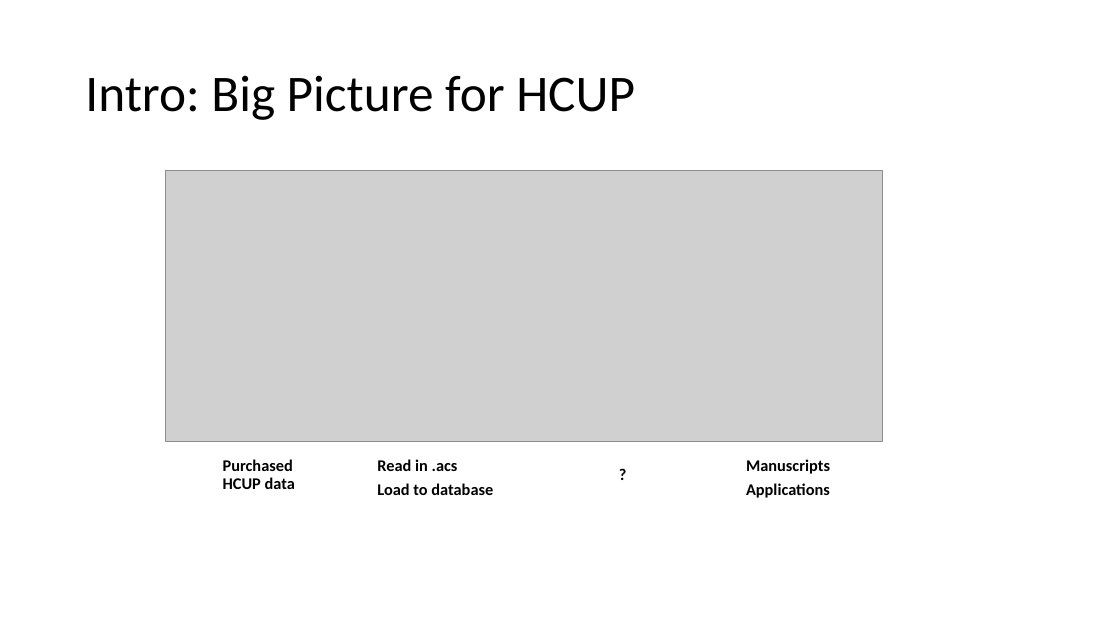
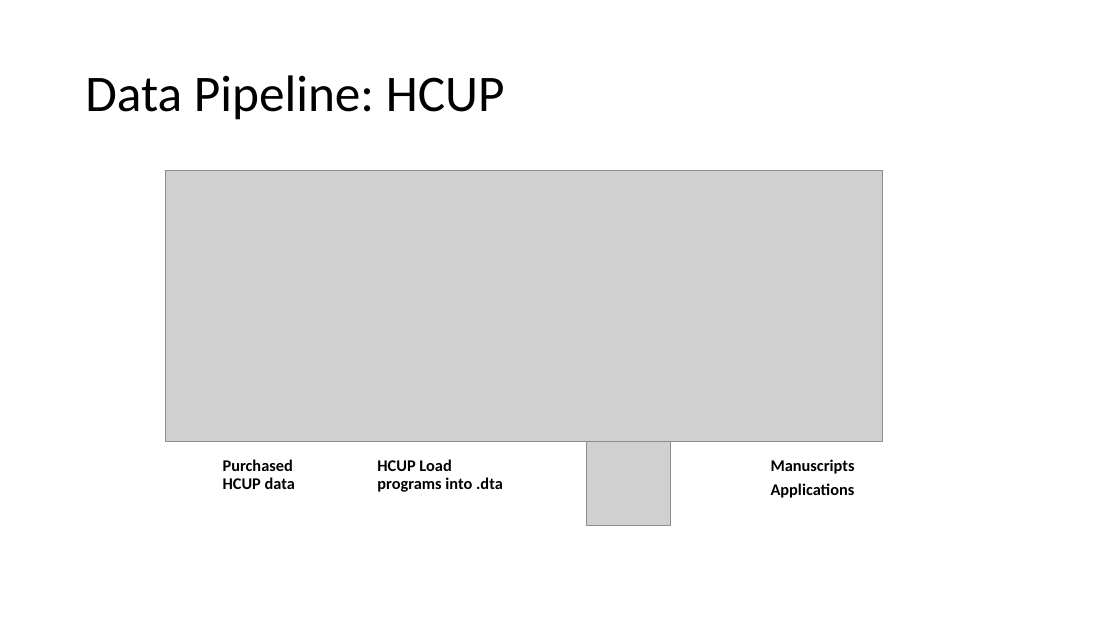
Before and after one commit to federman/hcup-extraction-loading, a slide deck: slide 8 of documents/presentations/2023-04-12 Weekly forum RL.pptx (slide 5 before the commit). Drawn at 1120x630 pixels with LibreOffice and Linux fonts; fonts in the diff are those of the drawing; grey boxes stand for pictures. Boxes give left, top, right and bottom in pixels: in the first picture for what was removed or moved away, otherwise in the second. Text is boxed around its words. In the diff, an @@ line names an element or a change of style, - is before the commit and + after.

```diff
--- a/documents/presentations/2023-04-12 Weekly forum RL.pptx
+++ b/documents/presentations/2023-04-12 Weekly forum RL.pptx
@@ title at <box>85,75,505,120</box>: text changed @@
-Intro: Big Picture for HCUP
+Data Pipeline: HCUP
@@ picture added at <box>587,441,671,525</box> @@
@@ text at <box>377,459,503,492</box>: text changed @@
-  Read in .acs
-  Load to database
+  HCUP Load programs into .dta
@@ text removed at <box>569,462,758,552</box> @@
-  ?
@@ text "Manuscripts": place and size @@
-text "Manuscripts" at <box>746,459,830,498</box>
+text "Manuscripts" at <box>771,459,855,498</box>
```
Also in this commit, not shown: 3 other slides changed, 14 slides added, 4 slides removed.
